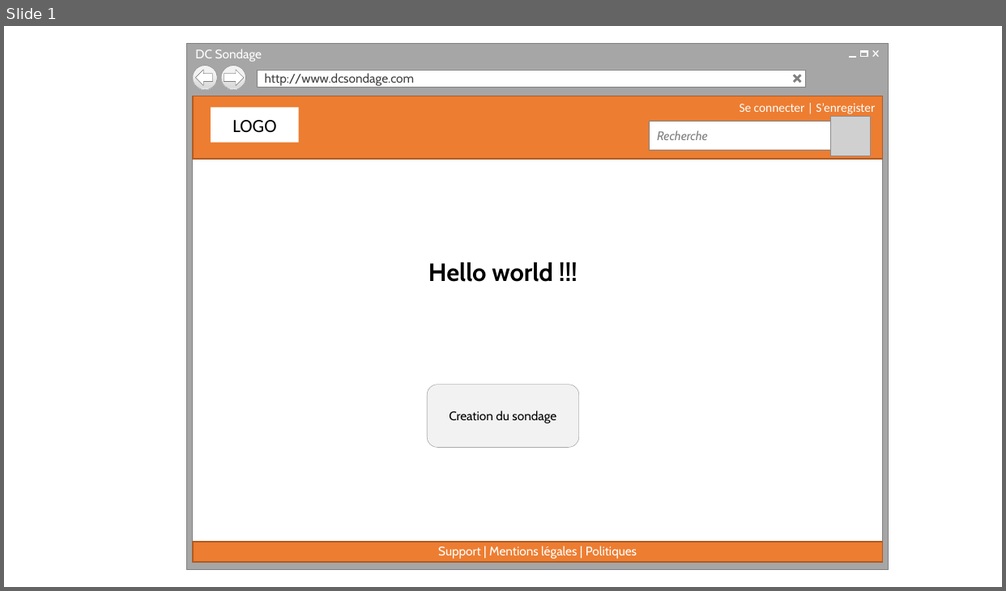
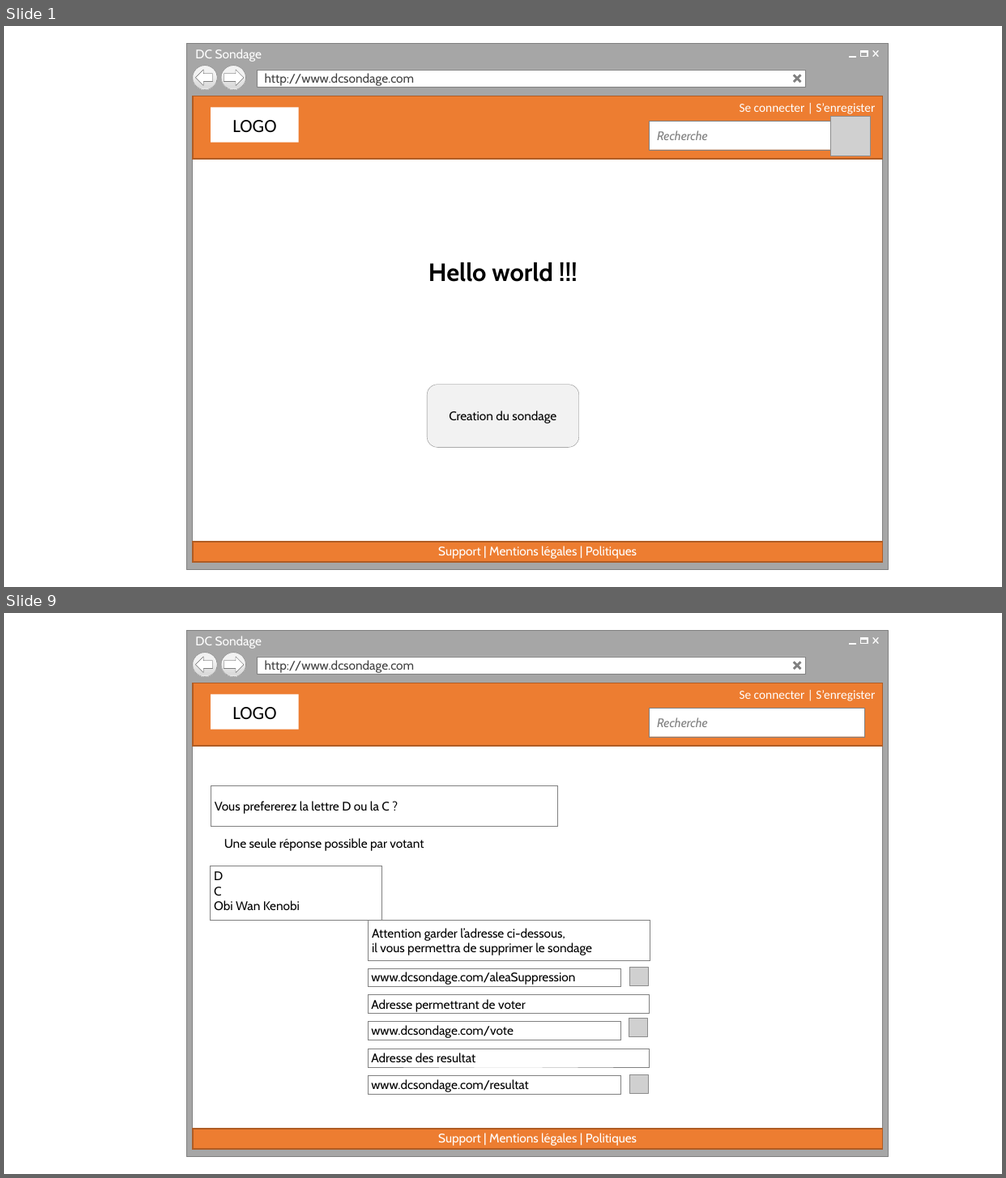
Before and after one commit to cedricbannelier/Projet1, a slide deck: maquetteWeb/maquetteProposition.pptx. Shown one above the other, each under a label of ours: slide 1 before the commit, slides 1 and 9 after it; the slides between them are not shown. The pictures are 1006x591 and 1006x1178 pixels, drawn with LibreOffice and Linux fonts; fonts in the diff are those of the drawing; grey boxes stand for pictures; background and template pictures are left out. Boxes give left, top, right and bottom in pixels: in the first picture for what was removed or moved away, otherwise in the second. Text is boxed around its words. In the diff, an @@ line names an element or a change of style, - is before the commit and + after.

```diff
--- a/maquetteWeb/maquetteProposition.pptx
+++ b/maquetteWeb/maquetteProposition.pptx
@@ slide 9 added at <box>4,613,1002,1174</box>, background #FFFFFF @@
@@ rectangle added at <box>193,683,883,747</box>, fill #ED7D31, outline #AF5C24 1 pt, 12 pt, text #FFFFFF @@
+Se connecter | S’enregister
@@ group added at <box>187,630,889,1157</box>: 6 rectangles, 4 lines, 2 ellipses, 1 text, 1 left arrow, 1 right arrow @@
+DC Sondage
+http://www.dcsondage.com
@@ rectangle added at <box>211,695,298,730</box>, fill #FFFFFF, 18 pt, text #000000 @@
+LOGO
@@ rectangle added at <box>650,708,865,736</box>, fill #FFFFFF, outline #808080 0.25 pt, 12 pt, text #808080, italic @@
+Recherche
@@ rectangle added at <box>211,786,557,827</box>, fill #FFFFFF, outline #808080 0.25 pt, 12 pt, text #000000 @@
+Vous prefererez la lettre D ou la C ?
@@ text added at <box>224,838,424,851</box>, 12 pt, text #000000 @@
+Une seule réponse possible par votant
@@ rectangle added at <box>210,866,381,920</box>, fill #FFFFFF, outline #808080 0.25 pt, 12 pt, text #000000 @@
+D
+C
+Obi Wan Kenobi
@@ group added at <box>368,920,650,1094</box>: 6 rectangles, 3 pictures @@
+Attention garder l’adresse ci-dessous,
+il vous permettra de supprimer le sondage
+Adresse permettrant de voter
+Adresse des resultat
+www.dcsondage.com/vote
+www.dcsondage.com/resultat
+www.dcsondage.com/aleaSuppression
@@ rectangle added at <box>193,1129,883,1149</box>, fill #ED7D31, outline #AF5C24 1 pt, 12 pt, text #FFFFFF @@
+Support | Mentions légales | Politiques
```
Also in this commit, not shown: 5 slides changed, 18 other slides added, 2 slides removed, 2 other files.
